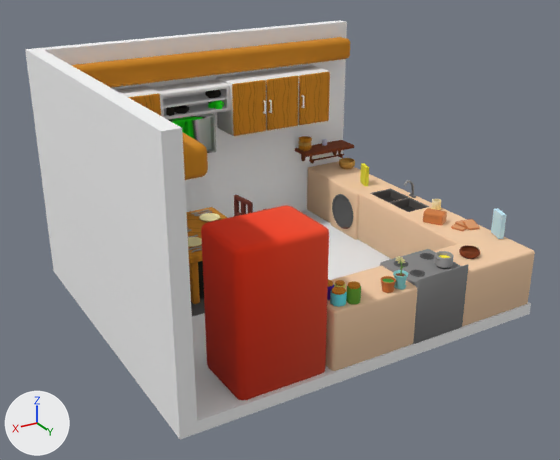
One commit to the FBX model Assets/Models/Kitchen.fbx: the scene before it, then after it.
One viewpoint serves both versions: a camera (50 mm lens) standing at (5.12, 8.57, 5.25) and looking at (0.12, 0.23, 1.07). Every picture has the same lights, and +X, +Y and +Z are marked at lower left. Where no turn or scale is listed for an object, it has been applied to the vertices.

Script lines for the objects in view, before the commit:
```python
ob_box = bpy.data.objects.new('Box', me_model_0_017)
ob_box.location = (-2.18, -0.93, 0.95)
ob_box_001 = bpy.data.objects.new('Box.001', me_model_0_013)
ob_box_001.parent = ob_kitchen
ob_box_001.location = (-2.475, 0.969, -1.711)
ob_desk = bpy.data.objects.new('Desk', me_model_0_025)
ob_desk.location = (0.0, 0.0, 0.0)
ob_ground = bpy.data.objects.new('Ground', me_model_0_027)
ob_ground.location = (0.0, 0.0, 0.0)
ob_jar = bpy.data.objects.new('Jar', me_model_0_012)
ob_jar.location = (0.32, 2.22, 0.95)
ob_jar_002 = bpy.data.objects.new('Jar.002', me_model_0_010)
ob_jar_002.location = (0.35, 1.98, 0.95)
ob_jar_003 = bpy.data.objects.new('Jar.003', me_model_0_011)
ob_jar_003.location = (0.52, 1.97, 0.95)
ob_kitchen = bpy.data.objects.new('Kitchen', me_model_0_004)
ob_kitchen.location = (0.0, 0.0, 0.0)
ob_kitchen.rotation_euler = (1.571, 0.0, 0.0)  # degrees (90, 0, 0)
ob_shelf = bpy.data.objects.new('Shelf', me_model_0_026)
ob_shelf.location = (0.0, 0.0, 0.0)
```
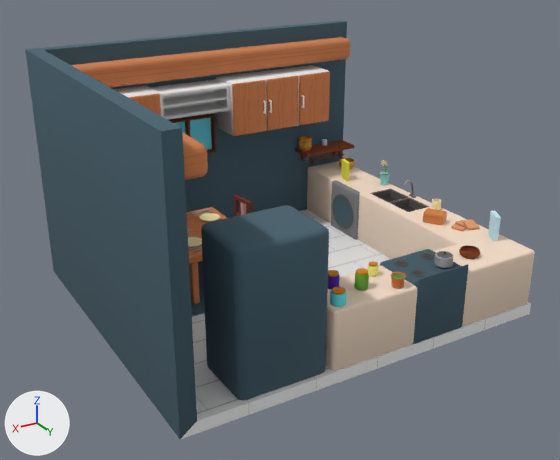
What the commit changed:
me_model_0_004 is used by ob_kitchen; location (0.0, 0.0, 0.0); rotation (1.571, 0.0, 0.0), in degrees (90, 0, 0).
me_model_0_004 had 19226 vertices, 19660 faces and spanned x -2.6..2.6, y 0.0..3.34, z -2.33..2.33.
me_model_0_004 now has 15732 vertices, 16017 faces and spans x -2.6..2.6, y 0.0..3.34, z -2.33..2.33.
me_model_0_004 part 1: 13 loose pieces with 3494 vertices, spanning x -1.75..2.41, y 0.14..2.61, z 0.39..1.92, are deleted.
me_model_0_004 part 2: 4978 kept faces spanning x -2.6..2.6, y 0.0..3.34, z -2.33..2.33 get new texture (UV) coordinates.
me_model_0_025 has 1368 vertices, 1340 faces and spans x -2.58..0.65, y -2.16..2.32, z 0.11..1.05.
me_model_0_025 is used by ob_desk; location (0.0, 0.0, 0.0).
me_model_0_025 part 4: texture (UV) coordinates of 739 of 1340 faces, centred in x -2.58..0.65, y -2.16..2.32, z 0.11..1.05, changed; they spanned u 0.45..0.76, v 0.73..0.88 and now span u 0.45..0.75, v 0.73..0.95.
me_model_0_027 has 8 vertices, 6 faces and spans x -2.6..2.6, y -2.33..2.33, z 0.0..0.16.
me_model_0_027 is used by ob_ground; location (0.0, 0.0, 0.0).
me_model_0_027 part 3: texture (UV) coordinates of 6 of 6 faces, centred in x -2.6..0.8, y -0.72..2.33, z 0.0..0.16, changed; they spanned u 0.45..0.45, v 0.99..0.99 and now span u -0.98..1.97, v -0.82..1.82.
Object 'Jar.002' (ob_jar_002) moves from (0.35, 1.98, 0.95) to (-0.29, 1.77, 0.95).
Object 'Box.001' (ob_box_001) moves from (-2.475, 0.969, -1.711) to (-2.398, 0.954, -1.711).
Object 'Box.001' (ob_box_001) turns from (0, 0, 0) to (0, -10, 0) degrees about x, y and z.
Object 'Box' (ob_box) moves from (-2.18, -0.93, 0.95) to (-2.05, -1.29, 0.95).
Object 'FlowerPot' (ob_flowerpot) moves from (-0.18, 2.21, 0.96) to (-0.36, 2.18, 0.96).
Object 'FlowerPot.001' (ob_flowerpot_001) moves from (-0.37, 2.21, 0.95) to (-2.46, -0.76, 0.95).
Object 'Jar.003' (ob_jar_003) moves from (0.52, 1.97, 0.95) to (0.32, 1.78, 0.95).
Object 'Jar' (ob_jar) moves from (0.32, 2.22, 0.95) to (0.04, 1.99, 0.95).

Changed parts and their boxes (x1, y1, x2, y2) in the pictures (560 x 460 px):
'Jar', moved
    before: (346, 281, 361, 304)
    after: (354, 268, 369, 291)
'Box.001', moved, turned
    before: (491, 208, 506, 239)
    after: (488, 211, 501, 241)
'FlowerPot.001', moved
    before: (393, 256, 408, 290)
    after: (379, 160, 390, 185)
'FlowerPot', moved
    before: (380, 276, 396, 293)
    after: (390, 272, 406, 289)
'Box', moved
    before: (360, 163, 369, 186)
    after: (341, 159, 350, 181)
'Jar.003', moved
    before: (327, 280, 334, 300)
    after: (328, 270, 340, 289)
'Jar.002', moved
    before: (334, 280, 346, 288)
    after: (368, 261, 379, 277)
part 1 of me_model_0_004, deleted
    before: (166, 89, 224, 116)
part 2 of me_model_0_004, surface changed (grey to blue)
    both: (25, 20, 353, 439)
part 3 of me_model_0_027, surface changed
    both: (181, 210, 531, 439)
part 4 of me_model_0_025, surface changed
    both: (307, 161, 535, 371)
